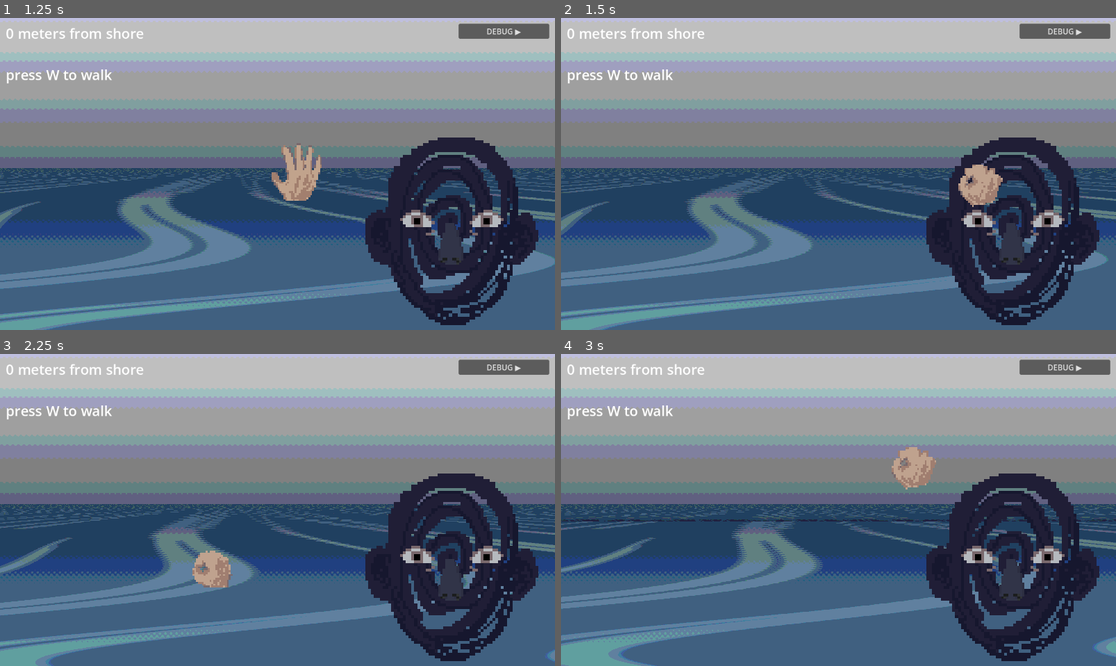
Above: before the commit, frames 1-4 (two rows, left to right).
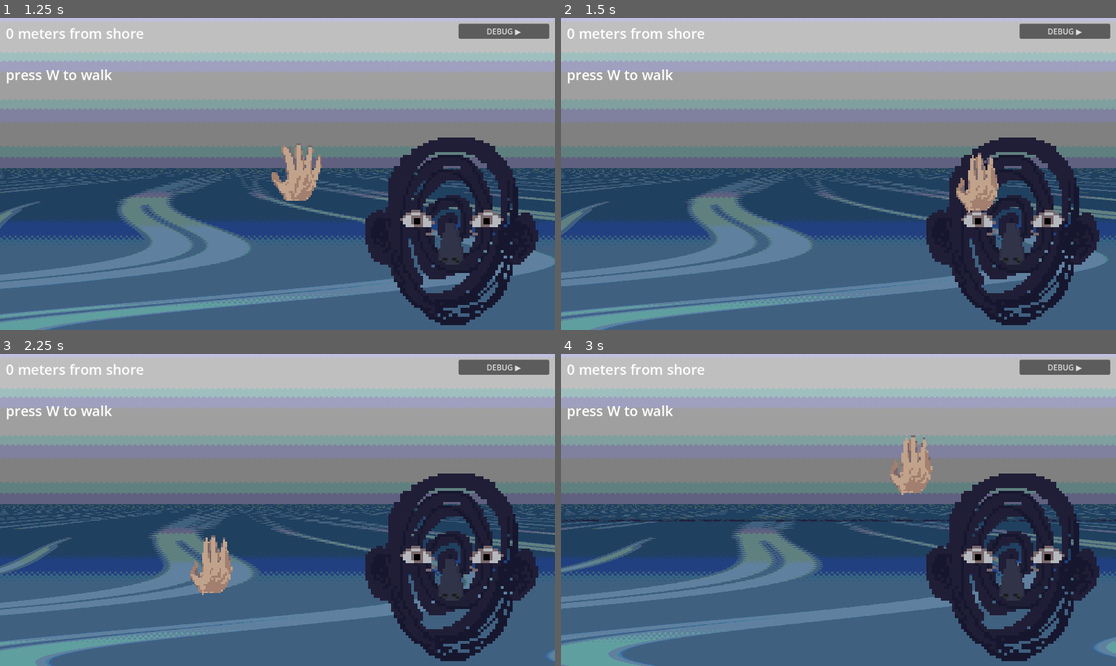
Above: after the commit, the same moments.

Repository: siyangsun/the-glimmering
Game: Godot game, scene res://scenes/Main.tscn
Two runs of this game, one before a commit and one after it. Both use one fixed random seed, a clock stepped at 60 frames per second and the inputs below.
Inputs (mouse positions are in pixels of both pictures, inside the frame that each line leads up to):
- Up to frame 1 (1.25 s): click "go to the ocean" at 0.5 s
- Up to frame 2 (1.5 s): tap W (walk_forward) at 1.25 s; move the mouse to (960, 158) at 1.27 s; hold W (walk_forward) from 1.28 s (still down); tap E (blow_nose) at 1.35 s; click (960, 158) at 1.42 s
- Up to frame 3 (2.25 s): release W (walk_forward) at 2 s; drag from (166, 525) to (249, 572) at 2.02 s
- Up to frame 4 (3 s): tap W (walk_forward) at 2.75 s; move the mouse to (894, 441) at 2.77 s; hold W (walk_forward) from 2.78 s (still down); tap Q (wipe_eyes) at 2.85 s; click (894, 441) at 2.92 s

Frame 1 is identical in both runs. In frame 2, 0.7% of the frame differs, in the area x 71-80%, y 43-63%; in frame 3, 0.6%; in frame 4, 0.7%.

Commit message:
remove squeeze animation from default click, use handend always
Co-Authored-By: Claude Sonnet 4.6 <noreply@anthropic.com>

Diff:
--- a/scripts/autoloads/CursorManager.gd
+++ b/scripts/autoloads/CursorManager.gd
@@ -9,7 +9,7 @@
 ##     CursorManager.release(&"face_eyes")
 ##
 ## The highest-priority active request wins. With no requests the cursor is
-## `hand`, or `handclosed` while the left mouse button is held.
+## `hand`, or `handend` while the left mouse button is held.
 ##
 ## KNOWN LIMITATION: while the OS cursor is hidden it is also invisible over the
 ## window title bar and outside the window. To be handled later.
@@ -52,18 +52,12 @@
 	&"handend":      Vector2(3, 3),
 }
 
-const SQUEEZE_DOWN_TIME: float = 0.09   # handclosed → handclosed2
-const SQUEEZE_RELEASE_TIME: float = 0.07  # handclosed2 → handclosed → hand
-
 var _textures: Dictionary = {}
 var _requests: Dictionary = {}   # id: StringName -> { cursor: StringName, priority: int, flip_h: bool }
 var _sprite: Sprite2D
 var _active: StringName = &""
 var _active_flip: bool = false
-var _squeeze_anim: bool = false
-var _squeeze_held: bool = false  # sitting at handclosed2, waiting for release
 var _drowned: bool = false
-var _arrived: bool = false
 
 func _ready() -> void:
 	process_mode = Node.PROCESS_MODE_ALWAYS
@@ -90,18 +84,13 @@
 	_apply()
 
 func _on_game_ended(ending: StringName) -> void:
-	_squeeze_anim = false
-	_squeeze_held = false
 	if ending == &"drown":
 		_drowned = true
-	elif ending == &"arrival":
-		_arrived = true
 	_active = &""
 	_apply()
 
 func _on_game_reset() -> void:
 	_drowned = false
-	_arrived = false
 	_active = &""
 	_apply()
 
@@ -123,15 +112,7 @@
 		_place((event as InputEventMouseMotion).position)
 	elif event is InputEventMouseButton:
 		var mb := event as InputEventMouseButton
-		if mb.button_index != MOUSE_BUTTON_LEFT:
-			return
-		if _drowned or _arrived:
-			_apply()
-		elif mb.pressed and not _squeeze_anim and not _squeeze_held and _requests.is_empty():
-			_squeeze_down()
-		elif not mb.pressed and _squeeze_held:
-			_squeeze_up()
-		elif not _squeeze_anim and not _squeeze_held:
+		if mb.button_index == MOUSE_BUTTON_LEFT:
 			_apply()
 
 func _process(_delta: float) -> void:
@@ -145,8 +126,6 @@
 	_sprite.position = mouse_pos - hotspot * CURSOR_SCALE
 
 func _apply() -> void:
-	if not _drowned and (_squeeze_anim or _squeeze_held):
-		return
 	var want: StringName = _resolve()
 	var want_flip: bool = _resolve_flip()
 	if want == _active and want_flip == _active_flip:
@@ -156,33 +135,9 @@
 	_sprite.flip_h = want_flip
 	_sprite.texture = _textures[want]
 
-func _squeeze_down() -> void:
-	_squeeze_anim = true
-	_active = &"handclosed"
-	_sprite.texture = _textures[&"handclosed"]
-	await get_tree().create_timer(SQUEEZE_DOWN_TIME).timeout
-	_squeeze_anim = false
-	if Input.is_mouse_button_pressed(MOUSE_BUTTON_LEFT) and _requests.is_empty():
-		_squeeze_held = true
-		_active = &"handclosed2"
-		_sprite.texture = _textures[&"handclosed2"]
-	else:
-		_squeeze_up()
-
-func _squeeze_up() -> void:
-	_squeeze_held = false
-	_squeeze_anim = true
-	_active = &"handclosed"
-	_sprite.texture = _textures[&"handclosed"]
-	await get_tree().create_timer(SQUEEZE_RELEASE_TIME).timeout
-	_squeeze_anim = false
-	_apply()
-
 func _resolve() -> StringName:
 	if _drowned:
 		return &"drownedhand2" if Input.is_mouse_button_pressed(MOUSE_BUTTON_LEFT) else &"drownedhand"
-	if _arrived:
-		return &"handend" if Input.is_mouse_button_pressed(MOUSE_BUTTON_LEFT) else &"hand"
 	var best: StringName = &""
 	var best_pri: int = -1
 	for id: StringName in _requests:
@@ -192,7 +147,7 @@
 			best = r["cursor"]
 	if best != &"":
 		return best
-	return &"handclosed" if Input.is_mouse_button_pressed(MOUSE_BUTTON_LEFT) else &"hand"
+	return &"handend" if Input.is_mouse_button_pressed(MOUSE_BUTTON_LEFT) else &"hand"
 
 func _resolve_flip() -> bool:
 	if _drowned:
